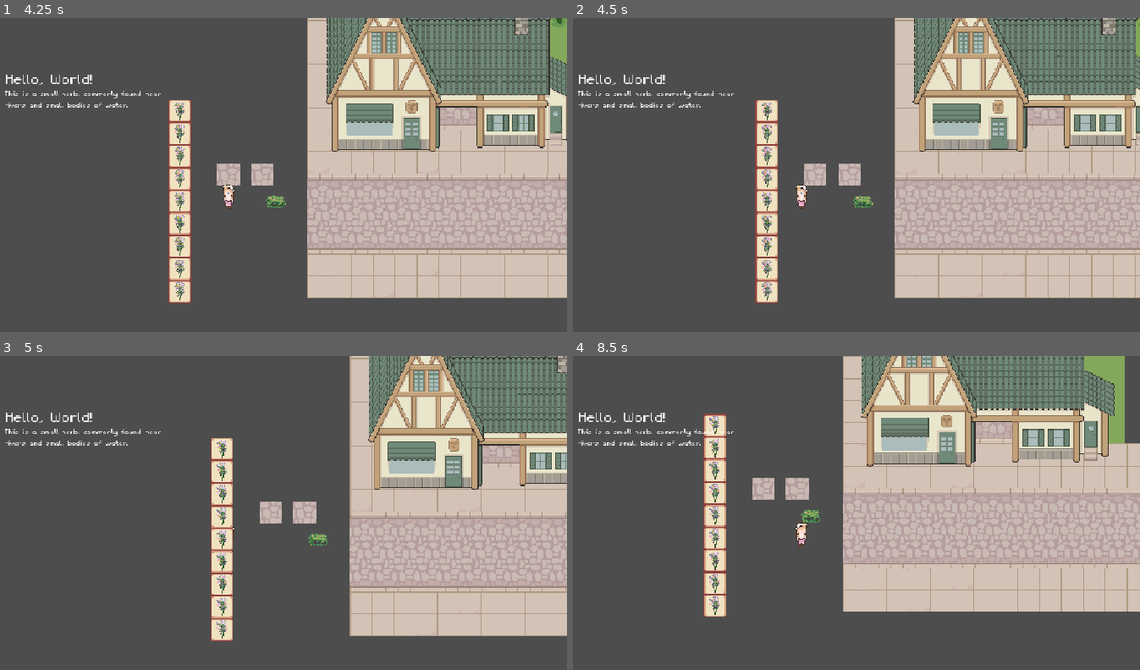
Above: before the commit, frames 1-4 (two rows, left to right).
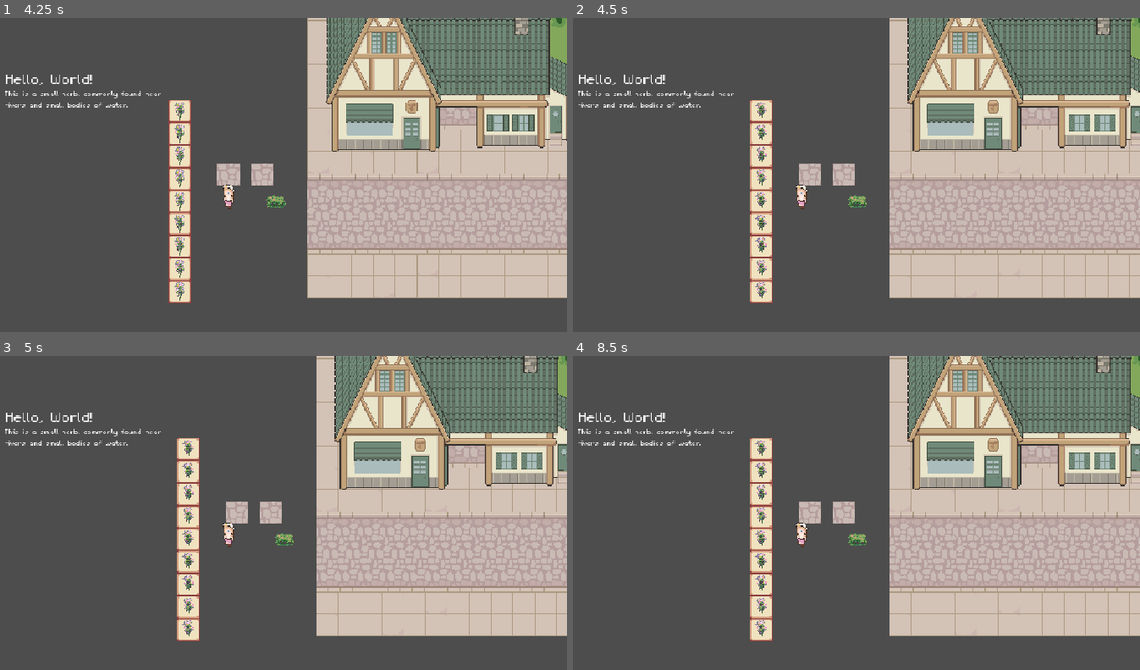
Above: after the commit, the same moments.

Repository: Jelmerrr/Flask-and-Fortune
Game: Godot game, scene res://Scenes/UtilScenes/visual_handler.tscn
The game is run twice, just before and just after one commit, with the same random seed, the same clock (stepped at 60 frames per second) and the same inputs.
Inputs (mouse positions are in pixels of both pictures, inside the frame that each line leads up to):
- Up to frame 1 (4.25 s): tap Enter at 0.5, 2, 3.5 s; move the mouse to (204, 203) at 0.52 s; hold D (move_right) 0.53-1.28 s; tap C (OpenCraftingUI, bound only after the commit) every 0.75 s from 0.6 to 3.6 s; click (204, 203) at 0.67 s; tap Space at 1.25, 2.75 s; move the mouse to (249, 203) at 1.27 s; hold S (move_down) 1.28-2.03 s; click (249, 203) at 1.42 s; move the mouse to (294, 124) at 2.02 s; hold D (move_right) 2.03-2.78 s; move the mouse to (192, 284) at 2.77 s; hold W (move_up) 2.78-3.53 s; click (192, 284) at 2.92 s; move the mouse to (430, 266) at 3.52 s; hold A (move_left) from 3.53 s (still down)
- Up to frame 2 (4.5 s): keep holding A (move_left); move the mouse to (595, 149) at 4.27 s; tap C (OpenCraftingUI, bound only after the commit) at 4.35 s
- Up to frame 3 (5 s): keep holding A (move_left)
- Up to frame 4 (8.5 s): move the mouse to (833, 547) at 5.02 s; release A (move_left) at 5.03 s; hold S (move_down) 5.03-5.78 s; tap C (OpenCraftingUI, bound only after the commit) every 0.75 s from 5.1 to 8.1 s; click (833, 547) at 5.17 s; move the mouse to (697, 450) at 5.77 s; hold D (move_right) 5.78-6.53 s; move the mouse to (952, 528) at 6.52 s; hold W (move_up) 6.53-7.28 s; move the mouse to (663, 566) at 7.27 s; hold D (move_right) 7.28-8.03 s; click (663, 566) at 7.42 s; move the mouse to (867, 462) at 8.02 s; hold S (move_down) from 8.03 s (still down)

Frame 1 is identical in both runs. In frame 2, 15% of the frame differs, in the area x 31-100%, y 0-91%; in frame 3, 24%; in frame 4, 37%, in the area x 22-100%, y 0-91%.

Commit message:
basic crafting implementation functional

Diff:
--- /dev/null
+++ b/Resources/Crafting/Recipes/Resource Files/BasicHealingPotionCraftingRecipe.tres
@@ -0,0 +1,63 @@
+[gd_resource type="Resource" script_class="CraftingRecipe" load_steps=18 format=3 uid="uid://buwfq2onk8fm2"]
+
+[ext_resource type="Script" uid="uid://bvkm1krp5pwkh" path="res://Resources/Inventory/InventorySlotResource.gd" id="1_yehnc"]
+[ext_resource type="Resource" uid="uid://ijdsiogsvex5" path="res://Resources/Items/Resource Files/ComfreyItemResource.tres" id="2_r1ny0"]
+[ext_resource type="Resource" uid="uid://bjdbyd61u0qx2" path="res://Resources/Items/Resource Files/SunberryItemResource.tres" id="3_re2h3"]
+[ext_resource type="Script" uid="uid://c1khi8bu25ddu" path="res://Resources/Crafting/Dependencies/CraftingMethods.gd" id="4_4sa7k"]
+[ext_resource type="Script" uid="uid://dtukklmctt8ar" path="res://Resources/Loot Tables/LootTableEntryResource.gd" id="5_40ucp"]
+[ext_resource type="Resource" uid="uid://bic5busq6fm2s" path="res://Resources/Items/Resource Files/BasicHealingPotionItemResource.tres" id="6_ff8ii"]
+[ext_resource type="Script" uid="uid://c15ebidgxcou2" path="res://Resources/Loot Tables/LootTableResource.gd" id="7_1fre2"]
+[ext_resource type="Script" uid="uid://b4j46djuvus1" path="res://Resources/Crafting/Results/CraftingRecipeResult.gd" id="8_ke53o"]
+[ext_resource type="Script" uid="uid://c52j37j7dsrdw" path="res://Resources/Crafting/Recipes/CraftingRecipe.gd" id="9_gsix5"]
+[ext_resource type="Script" uid="uid://c25n3ma4yxvhm" path="res://Resources/Crafting/Dependencies/CraftingStations.gd" id="10_gj6b1"]
+
+[sub_resource type="Resource" id="Resource_pd43q"]
+script = ExtResource("1_yehnc")
+item = ExtResource("2_r1ny0")
+amount = 1
+metadata/_custom_type_script = "uid://bvkm1krp5pwkh"
+
+[sub_resource type="Resource" id="Resource_kjyfm"]
+script = ExtResource("1_yehnc")
+item = ExtResource("3_re2h3")
+amount = 4
+metadata/_custom_type_script = "uid://bvkm1krp5pwkh"
+
+[sub_resource type="Resource" id="Resource_o77mo"]
+script = ExtResource("4_4sa7k")
+craftingMethods = "Alchemy"
+metadata/_custom_type_script = "uid://c1khi8bu25ddu"
+
+[sub_resource type="Resource" id="Resource_22wwi"]
+script = ExtResource("5_40ucp")
+Item = ExtResource("6_ff8ii")
+rarityWeigth = 100
+amountMin = 1
+amountMax = 1
+metadata/_custom_type_script = "uid://dtukklmctt8ar"
+
+[sub_resource type="Resource" id="Resource_dhvql"]
+script = ExtResource("7_1fre2")
+lootTable = Array[ExtResource("5_40ucp")]([SubResource("Resource_22wwi")])
+itemsRollAmount = 1
+metadata/_custom_type_script = "uid://c15ebidgxcou2"
+
+[sub_resource type="Resource" id="Resource_u7kre"]
+script = ExtResource("8_ke53o")
+mainResults = SubResource("Resource_dhvql")
+metadata/_custom_type_script = "uid://b4j46djuvus1"
+
+[sub_resource type="Resource" id="Resource_63r88"]
+script = ExtResource("10_gj6b1")
+craftingStations = "AlchemyStation"
+metadata/_custom_type_script = "uid://c25n3ma4yxvhm"
+
+[resource]
+script = ExtResource("9_gsix5")
+ingredients = Array[ExtResource("1_yehnc")]([SubResource("Resource_pd43q"), SubResource("Resource_kjyfm")])
+results = SubResource("Resource_u7kre")
+method = SubResource("Resource_o77mo")
+station = SubResource("Resource_63r88")
+craftingTime = 5.0
+recipeName = "Basic Potion"
+metadata/_custom_type_script = "uid://c52j37j7dsrdw"
--- a/Resources/Crafting/Results/CraftingRecipeResult.gd
+++ b/Resources/Crafting/Results/CraftingRecipeResult.gd
@@ -3,5 +3,5 @@
 class_name CraftingRecipeResult
 
 @export var mainResults: LootTableResource
-@export var byproductResults: LootTableEntryResource
+@export var byproductResults: LootTableResource
 @export var byproductChance: int
--- /dev/null
+++ b/Resources/Items/Resource Files/BasicHealingPotionItemResource.tres
@@ -0,0 +1,9 @@
+[gd_resource type="Resource" script_class="ItemResource" load_steps=2 format=3 uid="uid://bic5busq6fm2s"]
+
+[ext_resource type="Script" uid="uid://i7xrlwuwu02f" path="res://Resources/Items/ItemResource.gd" id="1_02hy5"]
+
+[resource]
+script = ExtResource("1_02hy5")
+itemName = "Basic Healing Potion"
+itemCategory = 2
+metadata/_custom_type_script = "uid://i7xrlwuwu02f"
--- a/Scripts/CoreUtils/Globals/UtilsRNGManager.gd
+++ b/Scripts/CoreUtils/Globals/UtilsRNGManager.gd
@@ -38,3 +38,8 @@
 		else:
 			result[lootTable.lootTable[rngResult].Item] = rng.randi_range(lootTable.lootTable[rngResult].amountMin, lootTable.lootTable[rngResult].amountMax)
 	return result
+
+func percentChance(percentage) -> bool:
+	if rng.randi_range(1, 100) <= percentage:
+		return true
+	return false
--- a/Scripts/Crafting/GlobalCraftingHandler.gd
+++ b/Scripts/Crafting/GlobalCraftingHandler.gd
@@ -1,4 +1,8 @@
 extends Node
+
+func _process(delta: float) -> void:
+	if Input.is_action_just_pressed("OpenCraftingUI"):
+		craftItem(preload("uid://buwfq2onk8fm2"))
 
 func craftItem(recipe: CraftingRecipe) -> void:
 	if UtilsGlobalVariables.currentPlayerState == UtilsGlobalEnums.playerState.Free:
@@ -11,14 +15,14 @@
 			giveResults(recipe)
 			UtilsGlobalVariables.currentPlayerState = UtilsGlobalEnums.playerState.Free
 			print("Items crafted:")
-			for slot in recipe.results:
-				print(str(slot.item.name) + " " + str(slot.amount) + "x")
+			#for slot in recipe.results.mainResults:
+				#print(str(slot.item.name) + " " + str(slot.amount) + "x")
 			GlobalIventoryHandler.printInventory(UtilsGlobalVariables.playerDataRef.inventoryRef)
 			#SignalBus.Set_Player_State.emit(Utils.PlayerStates.Free)
 
 func ingredientsCheck(recipe: CraftingRecipe) -> bool:
 	for slot in recipe.ingredients:
-		if !GlobalIventoryHandler.hasItemAmount(slot.item, slot.amount, UtilsGlobalVariables.playerDataRef.inventoryRef):
+		if !GlobalIventoryHandler.hasItemAmountInInventory(slot.item, slot.amount, UtilsGlobalVariables.playerDataRef.inventoryRef):
 			print("Craft failed, not enough items")
 			return false
 	return true
@@ -26,9 +30,13 @@
 func useItems(recipe: CraftingRecipe) -> void:
 	for slot in recipe.ingredients:
 		for i in range(slot.amount):
-			GlobalIventoryHandler.removeItem(slot.item, UtilsGlobalVariables.playerDataRef.inventoryRef)
+			GlobalIventoryHandler.removeItems(slot.item, UtilsGlobalVariables.playerDataRef.inventoryRef, 1)
 
 func giveResults(recipe: CraftingRecipe) -> void:
-	for slot in recipe.results:
-		for i in range(slot.amount):
-			GlobalIventoryHandler.addItem(slot.item, UtilsGlobalVariables.playerDataRef.inventoryRef)
+	var craftingMainResult: Dictionary[ItemResource, int] = UtilsRngManager.weightedLootTable(recipe.results.mainResults)
+	for item in craftingMainResult:
+		GlobalSignalBus.addItems.emit(item, UtilsGlobalVariables.playerDataRef.inventoryRef, craftingMainResult[item])
+	if UtilsRngManager.percentChance(recipe.results.byproductChance):
+		var craftingByproductsResult: Dictionary[ItemResource, int] = UtilsRngManager.weightedLootTable(recipe.results.byproductResults)
+		for item in craftingByproductsResult:
+			GlobalSignalBus.addItems.emit(item, UtilsGlobalVariables.playerDataRef.inventoryRef, craftingByproductsResult[item])
--- a/project.godot
+++ b/project.godot
@@ -69,6 +69,11 @@
 "events": [Object(InputEventKey,"resource_local_to_scene":false,"resource_name":"","device":-1,"window_id":0,"alt_press …(192 unchanged characters)…
 ]
 }
+OpenCraftingUI={
+"deadzone": 0.2,
+"events": [Object(InputEventKey,"resource_local_to_scene":false,"resource_name":"","device":-1,"window_id":0,"alt_pressed":false,"shift_pressed":false,"ctrl_pressed":false,"meta_pressed":false,"pressed":false,"keycode":0,"physical_keycode":67,"key_label":0,"unicode":99,"location":0,"echo":false,"script":null)
+]
+}
 
 [physics]
 
